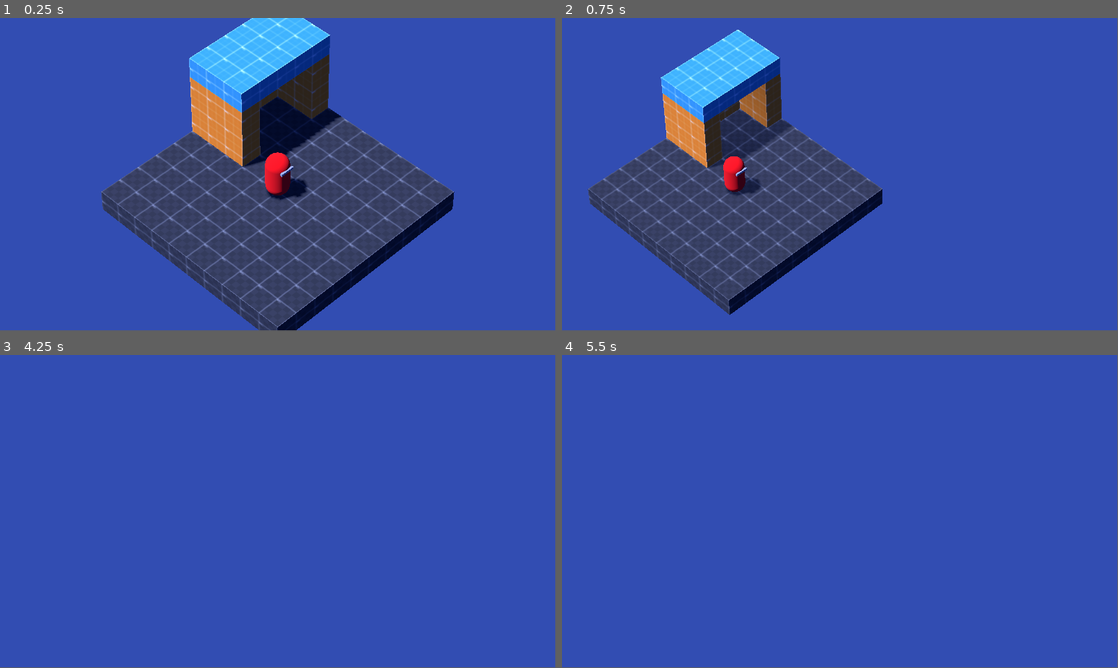
Above: before the commit, frames 1-4 (two rows, left to right).
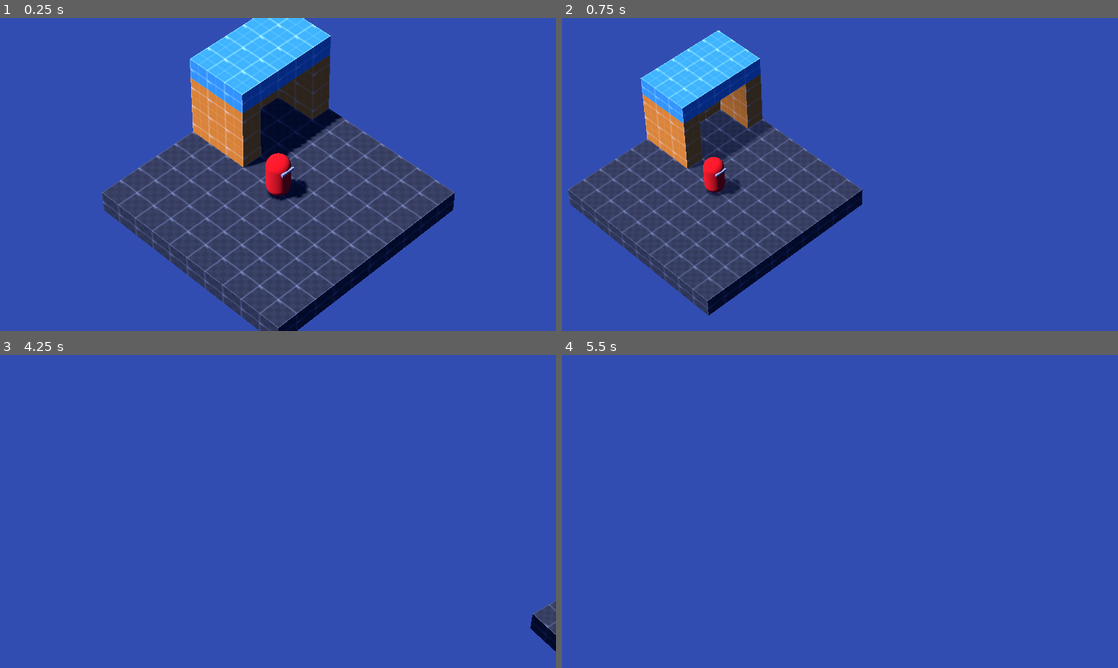
Above: after the commit, the same moments.

Repository: HuskyGameDev/2024f-team10
Game: Godot game, scene res://scenes/game.tscn
Same seed, same stepped clock (60 frames per second), same inputs: the game is played once before the commit and once after it.
Inputs (mouse positions are in pixels of both pictures, inside the frame that each line leads up to):
- Up to frame 1 (0.25 s): no input
- Up to frame 2 (0.75 s): tap Enter at 0.5 s; move the mouse to (962, 158) at 0.52 s; hold Right from 0.53 s (still down); hold Mouse wheel down (Scroll_Down) from 0.53 s (still down)
- Up to frame 3 (4.25 s): move the mouse to (166, 527) at 1.27 s; release Right at 1.28 s; release Mouse wheel down (Scroll_Down) at 1.28 s; hold Down 1.28-2.03 s; tap Mouse wheel up (Scroll_Up) at 1.35 s; tap Space at 2, 3.5 s; move the mouse to (333, 442) at 2.02 s; hold Right 2.03-2.78 s; hold Q 2.03-2.78 s; tap Enter at 2.75 s; move the mouse to (250, 574) at 2.77 s; hold Up 2.78-3.53 s; tap E at 2.85 s; move the mouse to (444, 558) at 3.52 s; hold Left from 3.53 s (still down); hold Mouse wheel down (Scroll_Down) from 3.53 s (still down)
- Up to frame 4 (5.5 s): move the mouse to (673, 464) at 4.27 s; release Mouse wheel down (Scroll_Down) at 4.28 s; tap Mouse wheel up (Scroll_Up) at 4.35 s; tap Enter at 5 s; move the mouse to (867, 511) at 5.02 s; release Left at 5.03 s; hold Down from 5.03 s (still down); hold Q from 5.03 s (still down)
The window is 799x449 before the commit and 800x450 after it. Grey fills any space a smaller window leaves; there, only what the larger window draws over its background counts as a difference.

The runs differ from the first frame. In frame 1, 3.2% of the frame differs, in the area x 18-82%, y 0-100%; in frame 2, 16%, in the area x 1-58%, y 3-96%; in frame 3, 0.5%; in frame 4, only the window size differs.

Commit message:
UI basics
Added some placeholder images for sprites and new interface scenes.

Diff:
--- a/project.godot
+++ b/project.godot
@@ -18,6 +18,8 @@
 [display]
 
 window/size/mode=3
+window/stretch/mode="viewport"
+window/stretch/aspect="expand"
 
 [dotnet]
 
--- a/scenes/game.tscn
+++ b/scenes/game.tscn
@@ -1,6 +1,7 @@
-[gd_scene load_steps=20 format=3 uid="uid://cq74dp3td8yax"]
+[gd_scene load_steps=21 format=3 uid="uid://cq74dp3td8yax"]
 
 [ext_resource type="Shader" path="res://assets/shaders/sky.gdshader" id="1_2ae6i"]
+[ext_resource type="PackedScene" uid="uid://cerl73dej0wlf" path="res://scenes/interface_scenes/gui.tscn" id="1_ilh3k"]
 [ext_resource type="Texture2D" uid="uid://dpjw6mvvbgjtd" path="res://assets/addons/godot-prototype-texture/PNG/checker_black_512x512.png" id="1_rswg0"]
 [ext_resource type="Texture2D" uid="uid://k2d072d5osso" path="res://assets/addons/godot-prototype-texture/PNG/grid_orange_512x512.png" id="2_0fwkx"]
 [ext_resource type="Script" path="res://scripts/CameraController.gd" id="2_v72sf"]
@@ -63,6 +64,8 @@
 material = SubResource("StandardMaterial3D_c3r15")
 
 [node name="Game" type="Node3D"]
+
+[node name="GUI" parent="." instance=ExtResource("1_ilh3k")]
 
 [node name="WorldEnvironment" type="WorldEnvironment" parent="."]
 environment = SubResource("Environment_pia4t")
--- /dev/null
+++ b/scenes/interface_scenes/counter.tscn
@@ -0,0 +1,46 @@
+[gd_scene load_steps=5 format=3 uid="uid://1qddjt38g4h2"]
+
+[ext_resource type="Texture2D" uid="uid://6026nucwd0i0" path="res://interface/emerald.png" id="1_so6v8"]
+[ext_resource type="Theme" uid="uid://ciap8f0msyji" path="res://scenes/interface_scenes/default_theme.tres" id="2_owsjh"]
+
+[sub_resource type="Gradient" id="Gradient_ostpy"]
+offsets = PackedFloat32Array(0.961039, 0.993506, 1)
+colors = PackedColorArray(0, 0, 0, 1, 0.188312, 0.188312, 0.188312, 1, 1, 1, 1, 1)
+
+[sub_resource type="GradientTexture2D" id="GradientTexture2D_84v5a"]
+gradient = SubResource("Gradient_ostpy")
+fill_to = Vector2(1, 1)
+
+[node name="Counter" type="NinePatchRect"]
+offset_right = 127.0
+offset_bottom = 122.0
+texture = SubResource("GradientTexture2D_84v5a")
+
+[node name="TextureRect" type="TextureRect" parent="."]
+layout_mode = 1
+anchors_preset = 5
+anchor_left = 0.5
+anchor_right = 0.5
+offset_left = -40.0
+offset_right = 40.0
+offset_bottom = 80.0
+grow_horizontal = 2
+texture = ExtResource("1_so6v8")
+expand_mode = 1
+
+[node name="Label" type="Label" parent="."]
+layout_mode = 1
+anchors_preset = 7
+anchor_left = 0.5
+anchor_top = 1.0
+anchor_right = 0.5
+anchor_bottom = 1.0
+offset_left = -27.5
+offset_top = -39.0
+offset_right = 27.5
+grow_horizontal = 2
+grow_vertical = 0
+theme = ExtResource("2_owsjh")
+text = "10"
+horizontal_alignment = 1
+vertical_alignment = 1
--- /dev/null
+++ b/scenes/interface_scenes/default_theme.tres
@@ -0,0 +1,4 @@
+[gd_resource type="Theme" format=3 uid="uid://ciap8f0msyji"]
+
+[resource]
+Label/colors/font_color = Color(0.219608, 1, 0.160784, 1)
--- /dev/null
+++ b/scenes/interface_scenes/emerald_counter.tscn
@@ -0,0 +1,5 @@
+[gd_scene load_steps=2 format=3 uid="uid://bjy7xw2naks0s"]
+
+[ext_resource type="PackedScene" uid="uid://1qddjt38g4h2" path="res://scenes/interface_scenes/counter.tscn" id="1_1jbtd"]
+
+[node name="EmeraldCounter" instance=ExtResource("1_1jbtd")]
--- /dev/null
+++ b/scenes/interface_scenes/gui.tscn
@@ -0,0 +1,9 @@
+[gd_scene format=3 uid="uid://cerl73dej0wlf"]
+
+[node name="GUI" type="Control"]
+layout_mode = 3
+anchors_preset = 15
+anchor_right = 1.0
+anchor_bottom = 1.0
+grow_horizontal = 2
+grow_vertical = 2
--- /dev/null
+++ b/scenes/interface_scenes/multiplier.tscn
@@ -0,0 +1,63 @@
+[gd_scene load_steps=3 format=3 uid="uid://bqvvf3xbsema"]
+
+[sub_resource type="Gradient" id="Gradient_ks0js"]
+
+[sub_resource type="GradientTexture2D" id="GradientTexture2D_3kwic"]
+gradient = SubResource("Gradient_ks0js")
+fill_from = Vector2(1, 0)
+
+[node name="Multiplier" type="NinePatchRect"]
+anchors_preset = 2
+anchor_top = 1.0
+anchor_bottom = 1.0
+offset_top = -150.0
+offset_right = 150.0
+grow_vertical = 0
+texture = SubResource("GradientTexture2D_3kwic")
+
+[node name="MultiLabel" type="Label" parent="."]
+layout_mode = 1
+anchors_preset = -1
+anchor_right = 1.0
+anchor_bottom = 0.253
+offset_bottom = 0.0499954
+grow_horizontal = 2
+text = "Multiplier"
+horizontal_alignment = 1
+vertical_alignment = 1
+
+[node name="1xLabel" type="Label" parent="."]
+layout_mode = 1
+anchors_preset = -1
+anchor_top = 0.25
+anchor_right = 1.0
+anchor_bottom = 0.5
+offset_top = 0.5
+offset_bottom = 1.0
+text = "1x Buy"
+horizontal_alignment = 1
+vertical_alignment = 1
+
+[node name="5xLabel" type="Label" parent="."]
+layout_mode = 1
+anchors_preset = -1
+anchor_top = 0.5
+anchor_right = 1.0
+anchor_bottom = 0.749
+offset_bottom = -0.349998
+text = "5x Buy"
+horizontal_alignment = 1
+vertical_alignment = 1
+
+[node name="Label" type="Label" parent="."]
+layout_mode = 1
+anchors_preset = -1
+anchor_top = 0.75
+anchor_right = 1.0
+anchor_bottom = 1.0
+offset_top = -1.52588e-05
+grow_horizontal = 2
+grow_vertical = 2
+text = "10x Buy"
+horizontal_alignment = 1
+vertical_alignment = 1
--- /dev/null
+++ b/scenes/interface_scenes/units.tscn
@@ -0,0 +1,112 @@
+[gd_scene load_steps=6 format=3 uid="uid://cx6x6es0vx7b"]
+
+[ext_resource type="Texture2D" uid="uid://dpjw6mvvbgjtd" path="res://assets/addons/godot-prototype-texture/PNG/checker_black_512x512.png" id="1_v56lo"]
+[ext_resource type="Texture2D" uid="uid://d3tfa1syggu0s" path="res://interface/Orc_Icon.png" id="2_5e0a3"]
+[ext_resource type="Texture2D" uid="uid://bn34krccqopdp" path="res://interface/Melee_Icon.png" id="3_15fxx"]
+[ext_resource type="Texture2D" uid="uid://cw72wit7hqq00" path="res://interface/Range_Icon.png" id="4_jq30e"]
+[ext_resource type="Texture2D" uid="uid://843cq3384dk2" path="res://interface/Heavy_Icon.png" id="5_vausi"]
+
+[node name="NinePatchRect" type="NinePatchRect"]
+anchors_preset = 7
+anchor_left = 0.5
+anchor_top = 1.0
+anchor_right = 0.5
+anchor_bottom = 1.0
+offset_left = -350.0
+offset_top = -160.0
+offset_right = 350.0
+grow_horizontal = 2
+grow_vertical = 0
+texture = ExtResource("1_v56lo")
+
+[node name="OrcTextureRect" type="TextureRect" parent="."]
+layout_mode = 1
+anchors_preset = -1
+anchor_right = 0.25
+anchor_bottom = 0.75
+offset_bottom = 0.999992
+texture = ExtResource("2_5e0a3")
+expand_mode = 1
+
+[node name="OrcLabel" type="Label" parent="."]
+visible = false
+layout_mode = 1
+anchors_preset = -1
+anchor_top = 0.75
+anchor_right = 0.25
+anchor_bottom = 1.0
+text = "Cost"
+horizontal_alignment = 1
+vertical_alignment = 1
+
+[node name="MeleeTextureRect2" type="TextureRect" parent="."]
+layout_mode = 1
+anchors_preset = -1
+anchor_left = 0.25
+anchor_right = 0.5
+anchor_bottom = 0.75
+offset_bottom = 0.999992
+texture = ExtResource("3_15fxx")
+expand_mode = 1
+
+[node name="MeleeLabel2" type="Label" parent="."]
+visible = false
+layout_mode = 1
+anchors_preset = -1
+anchor_left = 0.25
+anchor_top = 0.75
+anchor_right = 0.5
+anchor_bottom = 1.0
+offset_bottom = -1.0
+text = "Cost"
+horizontal_alignment = 1
+vertical_alignment = 1
+
+[node name="RangeTextureRect3" type="TextureRect" parent="."]
+layout_mode = 1
+anchors_preset = -1
+anchor_left = 0.5
+anchor_right = 0.75
+anchor_bottom = 0.75
+offset_right = 0.999939
+offset_bottom = 0.999992
+texture = ExtResource("4_jq30e")
+expand_mode = 1
+
+[node name="RangerLabel3" type="Label" parent="."]
+visible = false
+layout_mode = 1
+anchors_preset = -1
+anchor_left = 0.5
+anchor_top = 0.775
+anchor_right = 0.75
+anchor_bottom = 1.0
+offset_right = -6.10352e-05
+text = "Cost"
+horizontal_alignment = 1
+vertical_alignment = 1
+
+[node name="HeavyTextureRect4" type="TextureRect" parent="."]
+layout_mode = 1
+anchors_preset = -1
+anchor_left = 0.75
+anchor_right = 1.0
+anchor_bottom = 0.75
+offset_left = -6.10352e-05
+offset_bottom = 0.999985
+texture = ExtResource("5_vausi")
+expand_mode = 1
+
+[node name="HeavyLabel4" type="Label" parent="."]
+layout_mode = 1
+anchors_preset = -1
+anchor_left = 0.75
+anchor_top = 0.75
+anchor_right = 1.0
+anchor_bottom = 1.0
+offset_left = -6.10352e-05
+grow_horizontal = 0
+grow_vertical = 0
+text = "Cost"
+horizontal_alignment = 1
+vertical_alignment = 1
Binary file added: interface/Heavy_Icon.png
Not shown, added: interface/Heavy_Icon.png.import
Binary file added: interface/Melee_Icon.png
Not shown, added: interface/Melee_Icon.png.import
Binary file added: interface/Orc_Icon.png
Not shown, added: interface/Orc_Icon.png.import
Binary file added: interface/Range_Icon.png
Not shown, added: interface/Range_Icon.png.import
Binary file added: interface/emerald.png
Not shown, added: interface/emerald.png.import
